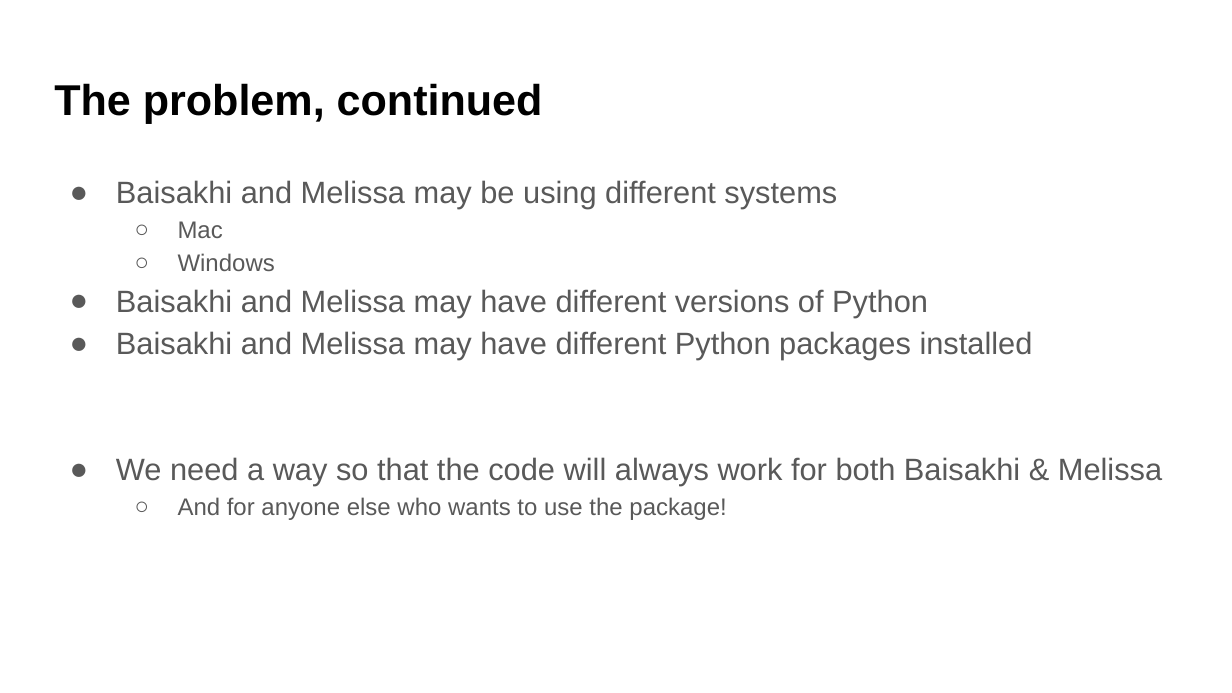
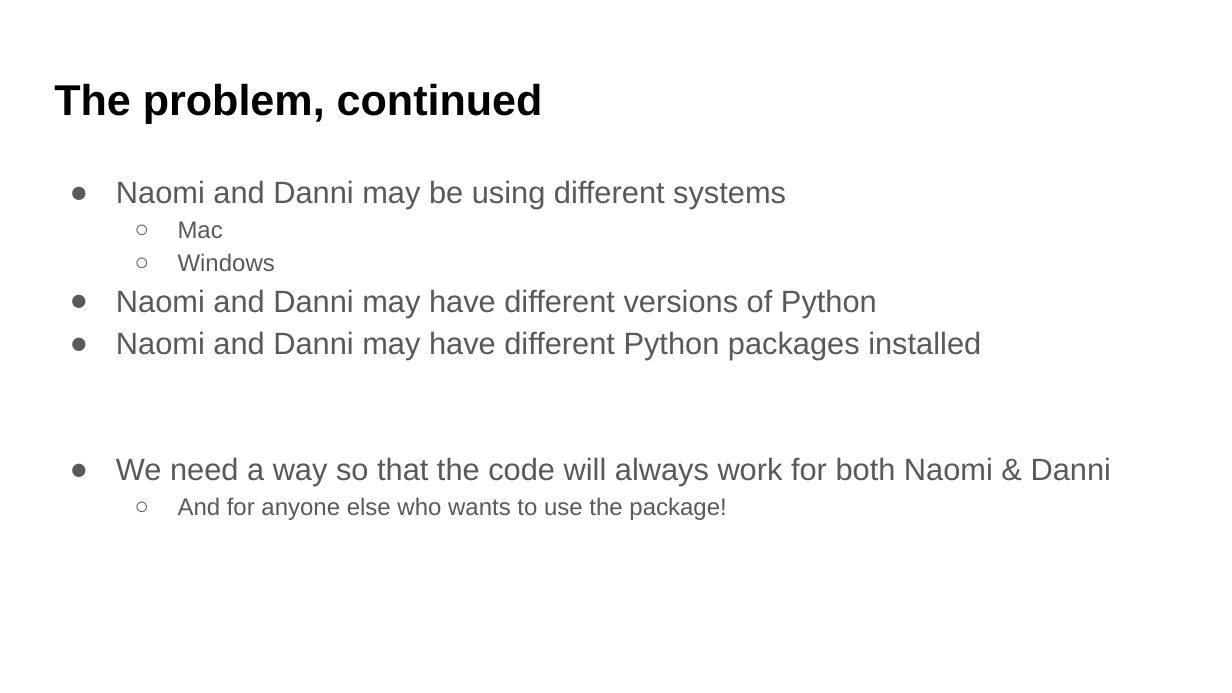
Before and after one commit to UWDATA515/lecture-materials, a slide deck: slide 4 of 07/DATA515_07_VirtualEnvironments.pptx. Drawn at 1232x693 pixels with LibreOffice and Linux fonts; fonts in the diff are those of the drawing; background and template pictures are left out. Boxes give left, top, right and bottom in pixels: in the first picture for what was removed or moved away, otherwise in the second. Text is boxed around its words. In the diff, an @@ line names an element or a change of style, - is before the commit and + after.

```diff
--- a/07/DATA515_07_VirtualEnvironments.pptx
+++ b/07/DATA515_07_VirtualEnvironments.pptx
@@ text at (116, 180, 786, 209): text changed @@
-● Baisakhi and Melissa may be using different systems
+● Naomi and Danni may be using different systems
@@ text at (116, 289, 1111, 486): text changed @@
-● Baisakhi and Melissa may have different versions of Python
-● Baisakhi and Melissa may have different Python packages installed
-● We need a way so that the code will always work for both Baisakhi & Melissa
+● Naomi and Danni may have different versions of Python
+● Naomi and Danni may have different Python packages installed
+● We need a way so that the code will always work for both Naomi & Danni
```
Also in this commit, not shown: 14 other slides changed, 1 slide added, 2 slides removed, 5 other files.
